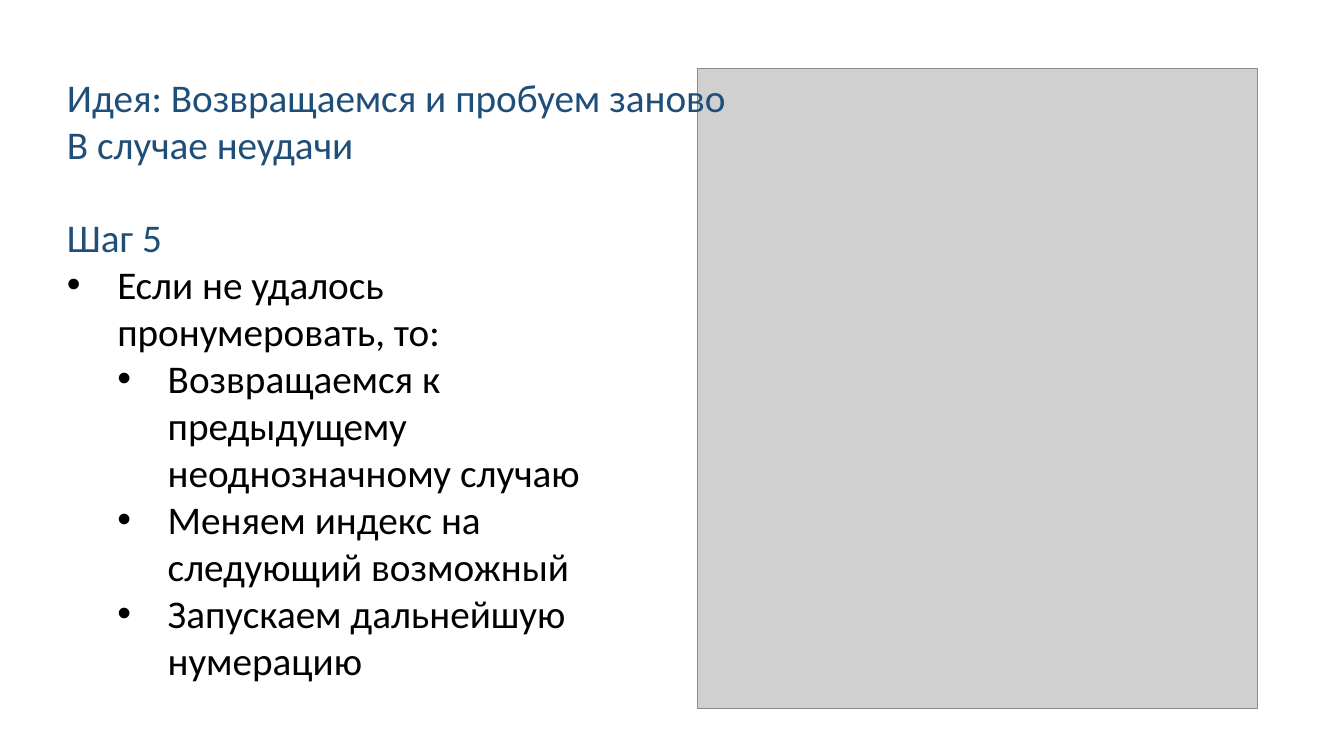
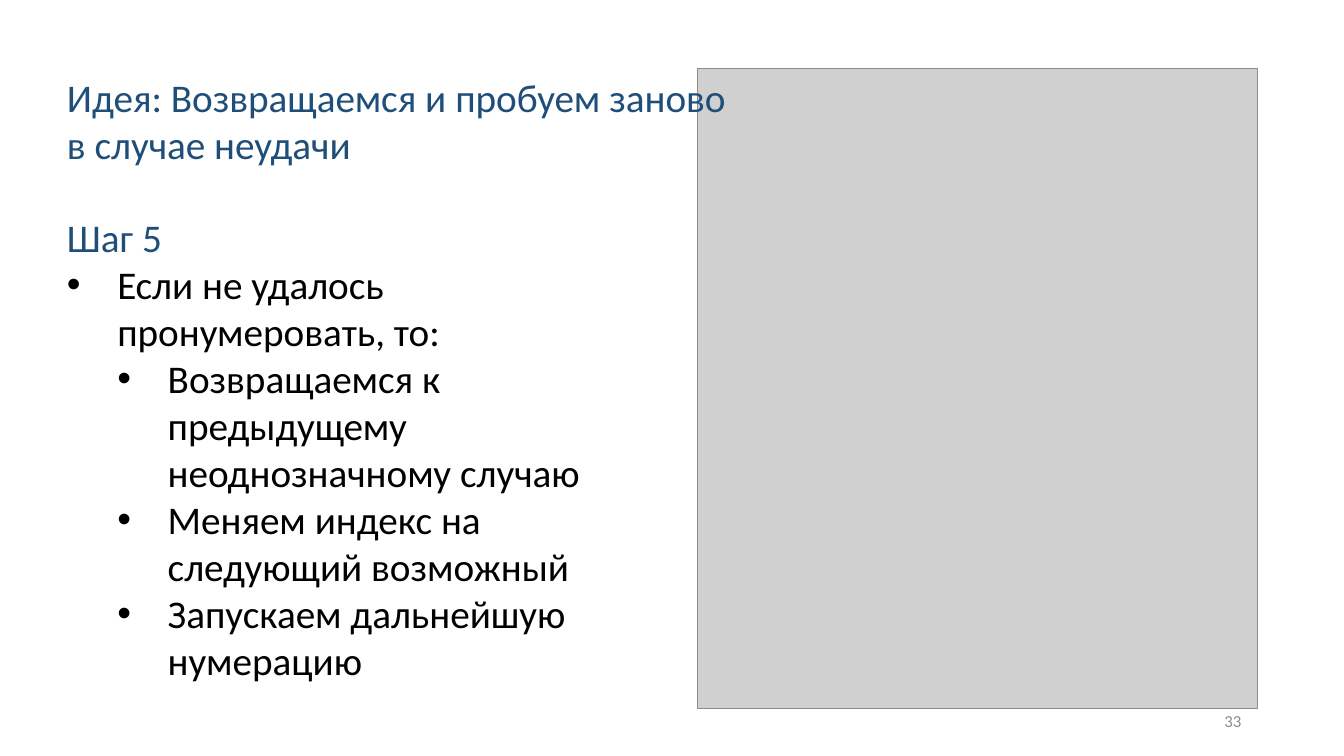
Before and after one commit to Linserous/NumericalGridGeneration, a slide deck: slide 33 of docs/Презентация v0.8.1.pptx (slide 31 before the commit). Drawn at 1344x756 pixels with LibreOffice and Linux fonts; fonts in the diff are those of the drawing; grey boxes stand for pictures. Boxes give left, top, right and bottom in pixels: in the first picture for what was removed or moved away, otherwise in the second. Text is boxed around its words. In the diff, an @@ line names an element or a change of style, - is before the commit and + after.

```diff
--- a/docs/Презентация v0.8.1.pptx
+++ b/docs/Презентация v0.8.1.pptx
@@ text at box(67, 140, 351, 166): text changed @@
-В случае неудачи
+в случае неудачи
@@ page number added at box(1224, 716, 1241, 727), 12 pt, text #8C8C8C @@
+33
```
Also in this commit, not shown: 37 other slides changed, 11 slides added, 5 slides removed.
